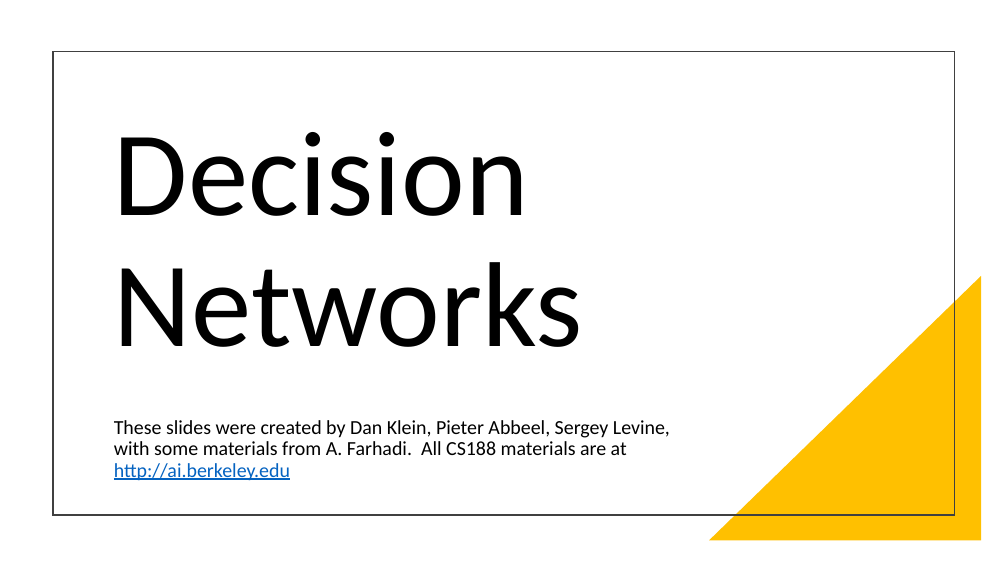
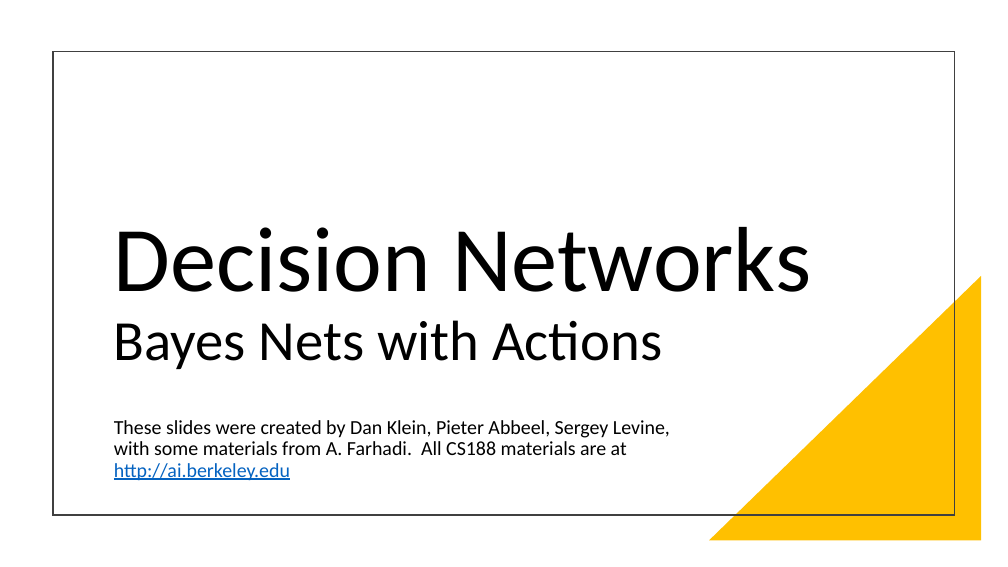
Before and after one commit to mhahsler/CS7320-AI, a slide deck: slide 8 of slides/16_decision_making.pptx. Drawn at 1008x567 pixels with LibreOffice and Linux fonts; fonts in the diff are those of the drawing. Boxes give left, top, right and bottom in pixels: in the first picture for what was removed or moved away, otherwise in the second. Text is boxed around its words. In the diff, an @@ line names an element or a change of style, - is before the commit and + after.

```diff
--- a/slides/16_decision_making.pptx
+++ b/slides/16_decision_making.pptx
@@ title at bbox=[114, 227, 811, 369]: text changed; size 115 to 54 pt @@
-Decision Networks
+Decision Networks
+Bayes Nets with Actions
```
Also in this commit, not shown: 7 other slides changed, 1 other file.
